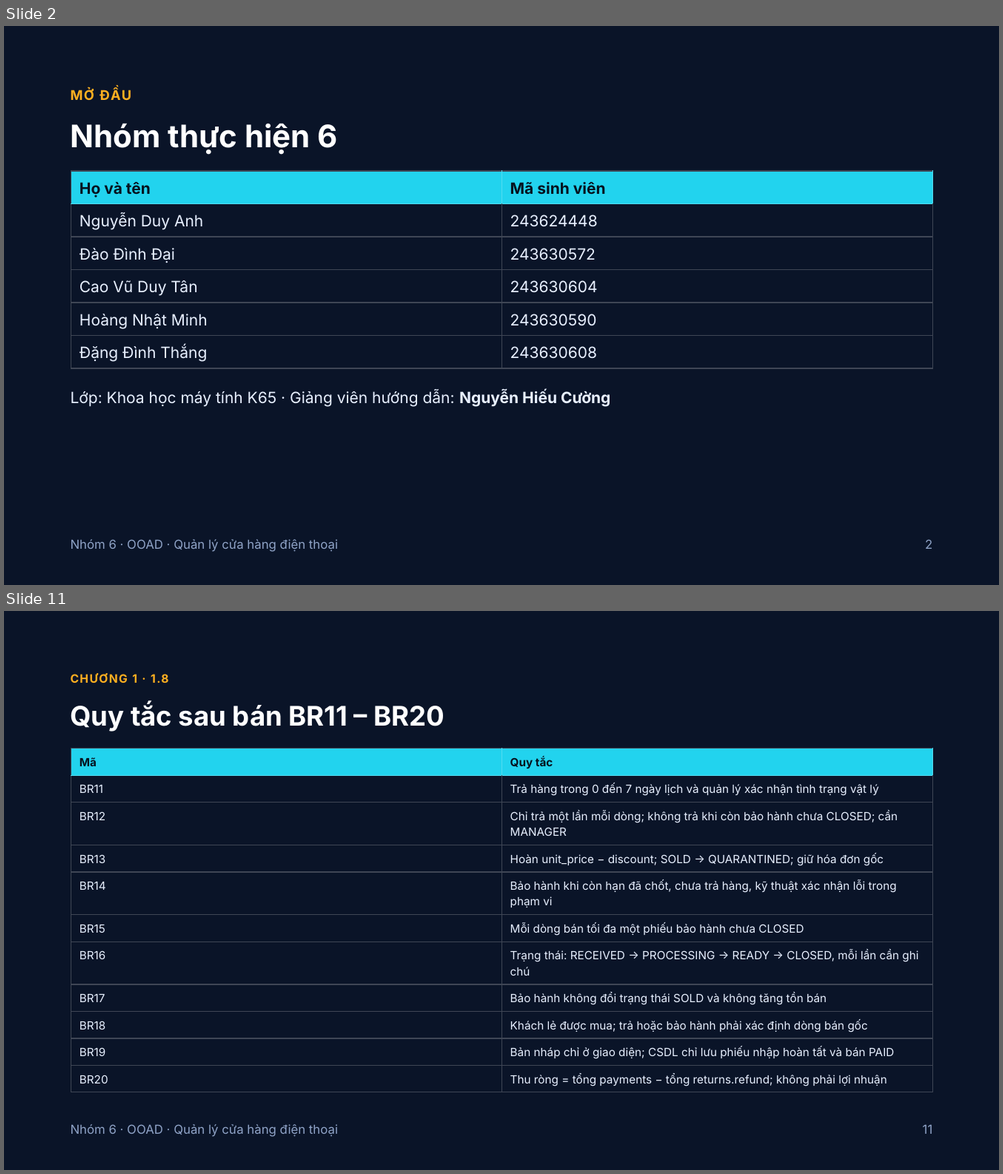
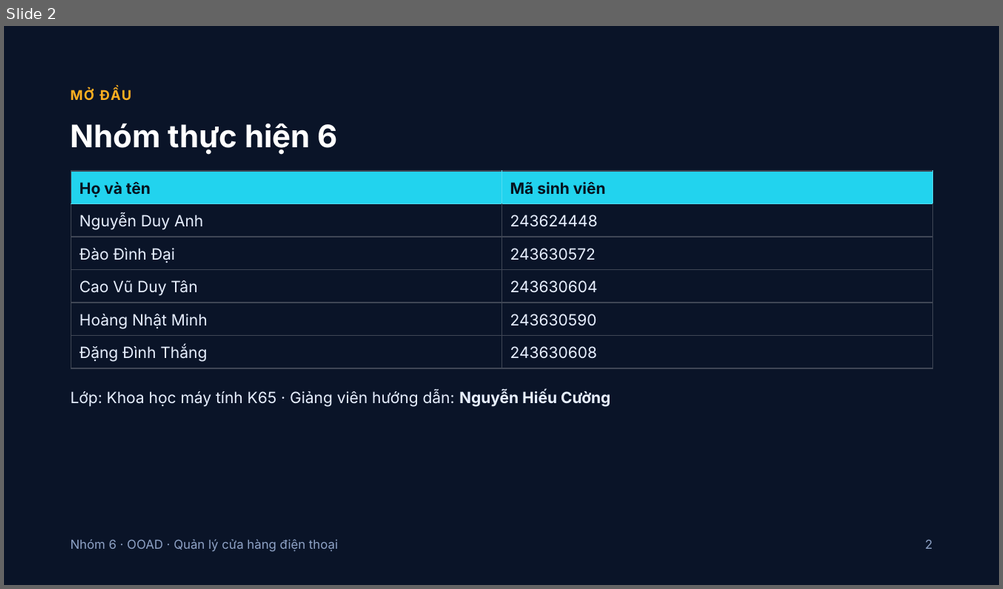
Before and after one commit to Daichou2311/BTL-PTTKHDT, a slide deck: Nhóm 6 - Hệ thống quản lý cửa hàng điện thoại (OOAD).pptx. Shown one above the other, each under a label of ours: slides 2 and 11 before the commit, slide 2 after it; the slides between them are not shown. The pictures are 1003x1174 and 1003x589 pixels, drawn with LibreOffice and Linux fonts; fonts in the diff are those of the drawing; background and template pictures are left out. Boxes give left, top, right and bottom in pixels: in the first picture for what was removed or moved away, otherwise in the second. Text is boxed around its words. In the diff, an @@ line names an element or a change of style, - is before the commit and + after.

```diff
--- a/Nhóm 6 - Hệ thống quản lý cửa hàng điện thoại (OOAD).pptx
+++ b/Nhóm 6 - Hệ thống quản lý cửa hàng điện thoại (OOAD).pptx
@@ slide 11 removed at bbox=[4, 611, 999, 1170], background picture (left out) @@
@@ text removed at bbox=[71, 673, 168, 683] @@
-CHƯƠNG 1 · 1.8
@@ title removed at bbox=[71, 703, 445, 732] @@
-Quy tắc sau bán BR11 – BR20
@@ table removed at bbox=[71, 749, 932, 1093], 11 rows, 2 columns @@
-Mã | Quy tắc
-BR11 | Trả hàng trong 0 đến 7 ngày lịch và quản lý xác nhận tình trạng vật lý
-BR12 | Chỉ trả một lần mỗi dòng; không trả khi còn bảo hành chưa CLOSED; cần MANAGER
-BR13 | Hoàn unit_price − discount; SOLD → QUARANTINED; giữ hóa đơn gốc
-BR14 | Bảo hành khi còn hạn đã chốt, chưa trả hàng, kỹ thuật xác nhận lỗi trong phạm vi
-BR15 | Mỗi dòng bán tối đa một phiếu bảo hành chưa CLOSED
-BR16 | Trạng thái: RECEIVED → PROCESSING → READY → CLOSED, mỗi lần cần ghi chú
-BR17 | Bảo hành không đổi trạng thái SOLD và không tăng tồn bán
-BR18 | Khách lẻ được mua; trả hoặc bảo hành phải xác định dòng bán gốc
-BR19 | Bản nháp chỉ ở giao diện; CSDL chỉ lưu phiếu nhập hoàn tất và bán PAID
-BR20 | Thu ròng = tổng payments − tổng returns.refund; không phải lợi nhuận
@@ text removed at bbox=[71, 1125, 338, 1137] @@
-Nhóm 6 · OOAD · Quản lý cửa hàng điện thoại
@@ text removed at bbox=[922, 1125, 933, 1134] @@
-11
```
Also in this commit, not shown: 23 slides changed, 3 slides added, 35 other slides removed, 1 other file.
